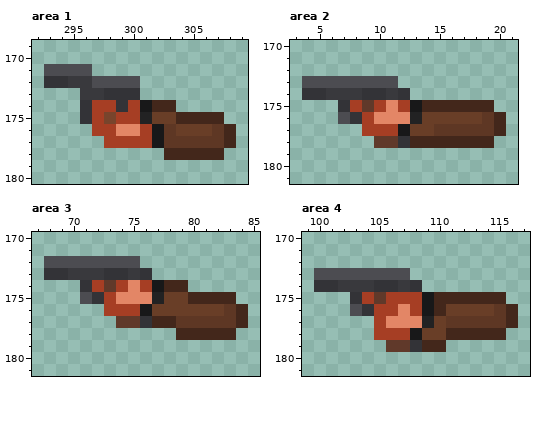
Two versions of one pixel-art file, src/concept/sprite/amadixgun3.aseprite. The picture above was drawn from the file before the commit.
512x512 pixels, 1 frame. Colours within 5 levels of each other are drawn and written as one. Shown: area 1: x 292..309, y 169..180; area 2: x 3..21, y 170..181; area 3: x 67..85, y 170..181; area 4: x 99..117, y 170..181. The commit also changed other parts of the picture, which this record leaves out.
The result:
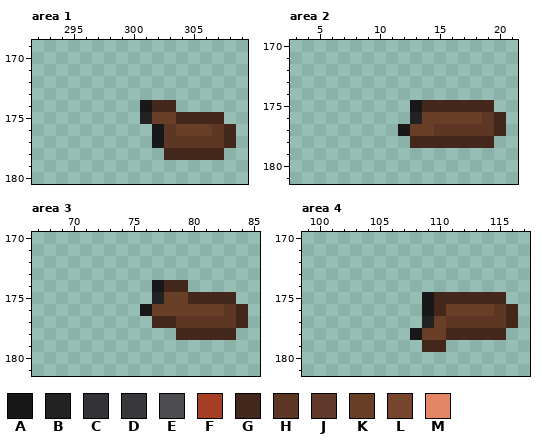
Palette (. is transparent): A #181819  B #222223  C #333337  D #39393d  E #4c4c51  F #a63e24  G #43271b  H #5e3724  J #60392a  K #693e27  L #78442c  M #e38666
Edits made:
layer "Layer 1" now hidden
Area 1:
Colour C is removed in row 172 at x 293 to 294; in row 173 at x 298 to 300; in row 174 at x 296 and 299; in row 175 at x 296.
Colour D is removed in row 172 at x 295 to 296; in row 173 at x 296 to 297.
Colour E is removed in row 171 at x 293 to 296; in row 172 at x 297 to 300.
Colour F is removed in row 174 at x 297 to 298 and 300; in row 175 at x 297 and 299 to 300; in row 176 at x 297 to 298 and 301; in row 177 at x 298 to 301.
Colour L is removed in row 175 at x 298.
Colour M is removed in row 176 at x 299 to 300.
Area 2:
Colour C is removed in row 174 at x 4 to 5, 9 to 10 and 12; in row 175 at x 7; in row 176 at x 8; in row 178 at x 12.
Colour D is removed in row 174 at x 6 to 8 and 11.
Colour E is removed in row 173 at x 4 to 11; in row 176 at x 7.
Colour F is removed in row 175 at x 8, 10 and 12; in row 176 at x 9; in row 177 at x 9 to 11.
Colour J is removed in row 175 at x 9; in row 178 at x 10 to 11.
Colour M is removed in row 175 at x 11; in row 176 at x 10 to 12.
Area 3:
Colour C is removed in row 173 at x 68 to 69, 73 to 74 and 76; in row 174 at x 71; in row 175 at x 72; in row 177 at x 76.
Colour D is removed in row 173 at x 70 to 72 and 75.
Colour E is removed in row 172 at x 68 to 75; in row 175 at x 71.
Colour F is removed in row 174 at x 72, 74 and 76; in row 175 at x 73; in row 176 at x 73 to 75.
Colour J is removed in row 174 at x 73; in row 177 at x 74 to 75.
Colour M is removed in row 174 at x 75; in row 175 at x 74 to 76.
Area 4:
Colour C is removed in row 174 at x 100 to 101, 105 to 106 and 108; in row 175 at x 103; in row 176 at x 104; in row 179 at x 108.
Colour D is removed in row 174 at x 102 to 104 and 107.
Colour E is removed in row 173 at x 100 to 107; in row 176 at x 103.
Colour F is removed in row 175 at x 104 and 106 to 108; in row 176 at x 105 to 106 and 108; in row 177 at x 105; in row 178 at x 105 to 107.
Colour J is removed in row 175 at x 105; in row 179 at x 106 to 107.
Colour M is removed in row 176 at x 107; in row 177 at x 106 to 108.
Where, in picture pixels (left, top, right, bottom), the same in both pictures:
erased: (44, 64, 152, 148)
erased: (302, 76, 410, 148)
erased: (44, 256, 152, 328)
erased: (314, 268, 422, 352)
